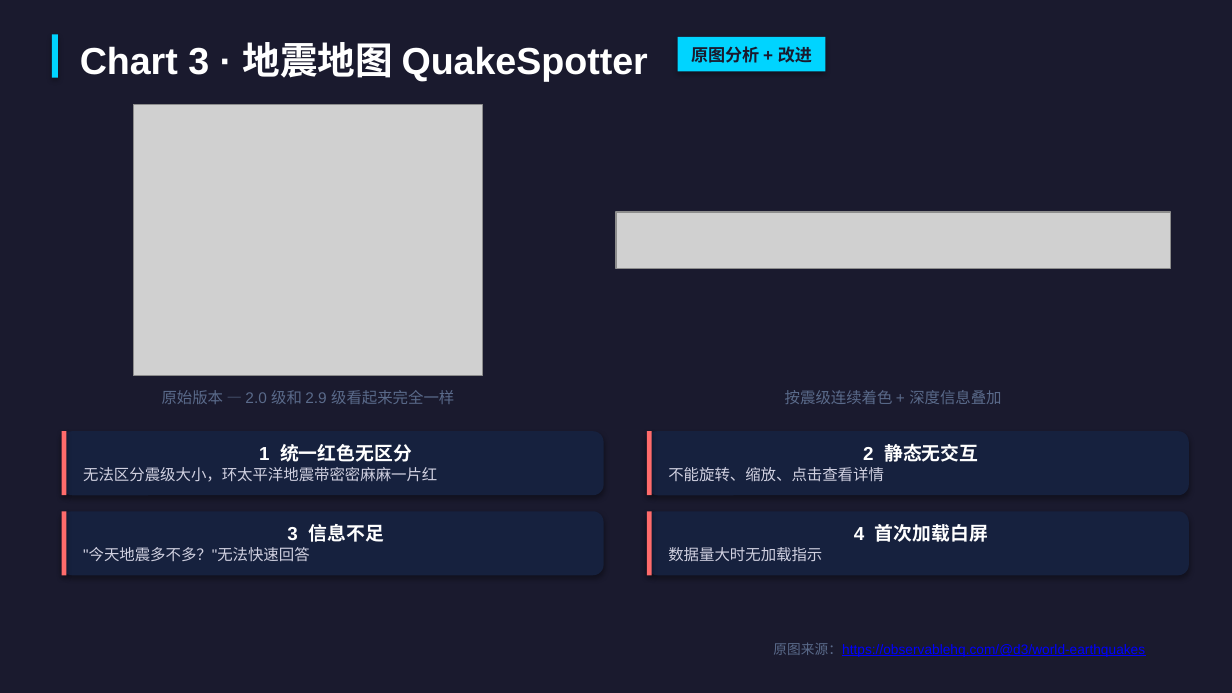
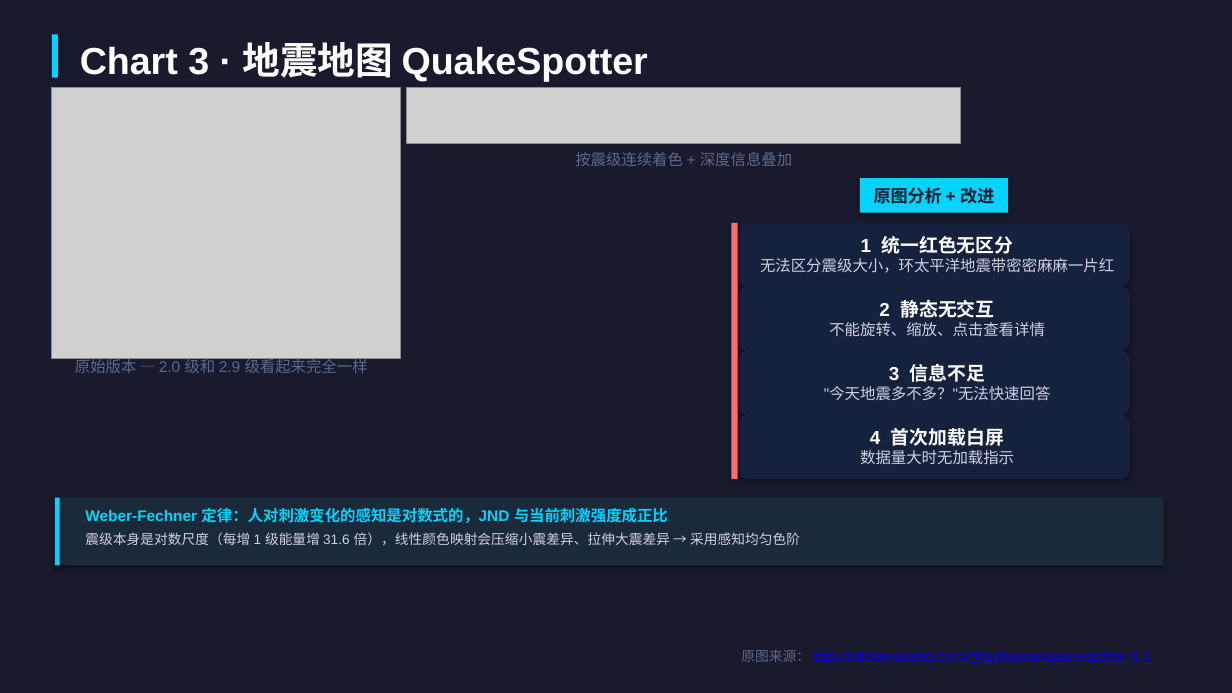
Before and after one commit to STU-VAD/Assignment-2, a slide deck: slide 9 of ppt/数据可视化作业汇报.pptx. Drawn at 1232x693 pixels with LibreOffice and Linux fonts; fonts in the diff are those of the drawing; grey boxes stand for pictures. Boxes give left, top, right and bottom in pixels: in the first picture for what was removed or moved away, otherwise in the second. Text is boxed around its words. In the diff, an @@ line names an element or a change of style, - is before the commit and + after.

Commit message:
fix: 修复 PPT 布局遮挡问题，替换气泡图重复图片
- 替换气泡地图原图分析中相似的全局概览图为悬停提示图
- 修复第5页 Stevens 理论说明与指标卡片重叠
- 修复第6页问题卡片间距过紧
- 修复第9页问题卡片与 Weber-Fechner 说明重叠
- 调整第3/4/7/8/10页图片高度和标签间距，改善整体观感

```diff
--- a/ppt/数据可视化作业汇报.pptx
+++ b/ppt/数据可视化作业汇报.pptx
@@ picture: place and size @@
-picture at [133, 105, 482, 376]
+picture at [52, 87, 400, 359]
@@ picture: place and size @@
-picture at [616, 212, 1170, 269]
+picture at [407, 87, 961, 144]
@@ text "按震级连续着色 + 深度信息叠加": place and size @@
-text "按震级连续着色 + 深度信息叠加" at [785, 390, 1001, 404]
+text "按震级连续着色 + 深度信息叠加" at [575, 152, 792, 166]
@@ rectangle "原图分析 + 改进": place and size @@
-rectangle "原图分析 + 改进" at [678, 37, 825, 71]
+rectangle "原图分析 + 改进" at [860, 179, 1008, 213]
@@ rectangle: place and size @@
-rectangle at [62, 431, 67, 495]
+rectangle at [732, 223, 738, 287]
@@ rounded rectangle "1 统一红色无区分": place and size @@
-rounded rectangle "1 统一红色无区分" at [62, 431, 604, 495]
+rounded rectangle "1 统一红色无区分" at [738, 223, 1131, 287]
@@ text in rounded rectangle at [760, 258, 1114, 273]: alignment left to centre @@
@@ rectangle: place and size @@
-rectangle at [647, 511, 652, 575]
+rectangle at [732, 287, 738, 351]
@@ rounded rectangle "2 静态无交互": place and size @@
-rounded rectangle "2 静态无交互" at [647, 431, 1189, 495]
+rounded rectangle "2 静态无交互" at [738, 287, 1131, 351]
@@ text in rounded rectangle at [829, 322, 1045, 336]: alignment left to centre @@
@@ text "原始版本 — 2.0 级和 2.9 ...": place and size @@
-text "原始版本 — 2.0 级和 2.9 ..." at [162, 390, 454, 404]
+text "原始版本 — 2.0 级和 2.9 ..." at [75, 356, 368, 373]
@@ rectangle added at [732, 351, 738, 415], fill #FF6B6B @@
@@ proportions changed in 4 elements at [738, 415, 1131, 479], [738, 287, 1131, 351], [738, 223, 1131, 287], [738, 351, 1131, 415] @@
@@ rounded rectangle "3 信息不足": place and size @@
-rounded rectangle "3 信息不足" at [62, 511, 604, 575]
+rounded rectangle "3 信息不足" at [738, 351, 1131, 415]
@@ text in rounded rectangle at [824, 387, 1051, 400]: alignment left to centre @@
@@ rectangle: place and size @@
-rectangle at [647, 431, 652, 495]
+rectangle at [732, 415, 738, 479]
@@ rounded rectangle "4 首次加载白屏": place and size @@
-rounded rectangle "4 首次加载白屏" at [647, 511, 1189, 575]
+rounded rectangle "4 首次加载白屏" at [738, 415, 1131, 479]
@@ text in rounded rectangle at [860, 450, 1014, 465]: alignment left to centre @@
@@ rectangle: place and size @@
-rectangle at [62, 511, 67, 575]
+rectangle at [54, 498, 59, 565]
@@ rectangle at [54, 498, 59, 565]: fill #FF6B6B to #00D4FF @@
@@ rectangle added at [54, 498, 1163, 565], fill #1A2A3A @@
@@ text added at [85, 508, 668, 523], 9 pt, text #00D4FF, bold @@
+Weber-Fechner 定律：人对刺激变化的感知是对数式的，JND 与当前刺激强度成正比
@@ text added at [85, 532, 800, 545], 8 pt, text #D0D0E0 @@
+震级本身是对数尺度（每增 1 级能量增 31.6 倍），线性颜色映射会压缩小震差异、拉伸大震差异 → 采用感知均匀色阶
@@ text at [741, 649, 1150, 664]: text changed @@
-原图来源：https://observablehq.com/@d3/world-earthquakes
+原图来源：https://observablehq.com/@jashkenas/quakespotter-0-1
```
Also in this commit, not shown: 12 other slides changed, 2 other files.
